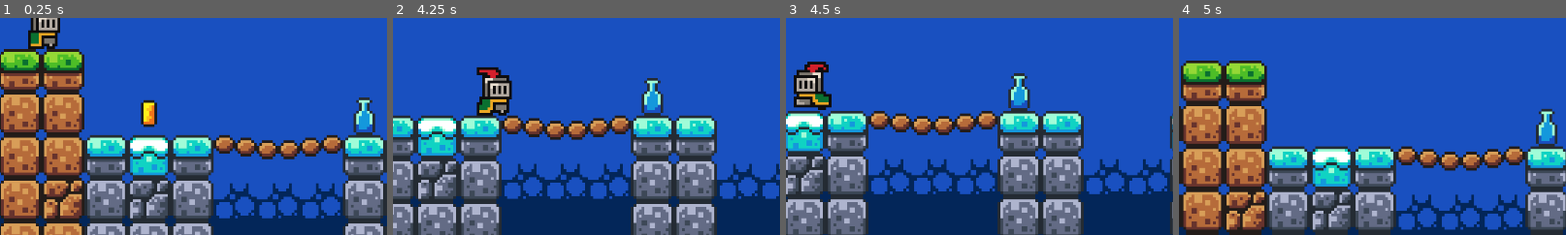
Above: before the commit, frames 1-4 (left to right).
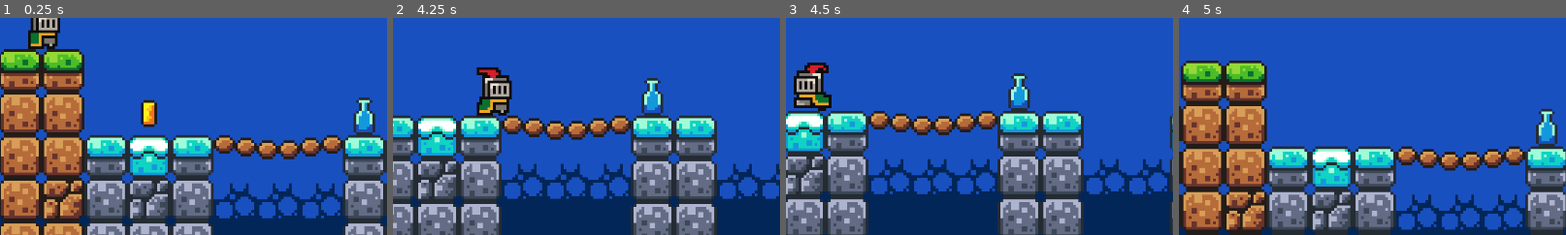
Above: after the commit, the same moments.

Repository: brccabral/Godot_FirstGame
Game: Godot game, scene res://scenes/game.tscn
Same seed, same stepped clock (60 frames per second), same inputs: the game is played once before the commit and once after it.
Inputs:
- Up to frame 1 (0.25 s): no input
- Up to frame 2 (4.25 s): hold D (move_right) 0.53-2.03 s; tap Space (jump) at 0.77, 1.52, 3.02, 3.77 s; hold A (move_left) 2.03-2.78 s; hold D (move_right) from 2.78 s (still down)
- Up to frame 3 (4.5 s): release D (move_right) at 4.28 s; hold A (move_left) from 4.28 s (still down)
- Up to frame 4 (5 s): keep holding A (move_left); tap Space (jump) at 4.52 s
The pictures show only the part of the screen within x 44-94%, y 50-100%; the shares and areas given below are measured in that part.

Frames 1-2 are identical in both runs. In frame 3, 0.5% of the frame differs, in the area x 2-12%, y 20-43%; in frame 4, nothing differs.

Commit message:
show score on screen label

Diff:
--- a/scenes/game.tscn
+++ b/scenes/game.tscn
@@ -1,8 +1,9 @@
-[gd_scene load_steps=15 format=3 uid="uid://vkubqytk6806"]
+[gd_scene load_steps=16 format=3 uid="uid://vkubqytk6806"]
 
 [ext_resource type="PackedScene" uid="uid://yiytm7jq08x7" path="res://scenes/player.tscn" id="1_q1h4q"]
 [ext_resource type="Script" path="res://scripts/game_manager.gd" id="1_vxk41"]
 [ext_resource type="Texture2D" uid="uid://bs1ehl8g53min" path="res://assets/sprites/world_tileset.png" id="2_66vb7"]
+[ext_resource type="FontFile" uid="uid://vvxqvg06ejpb" path="res://assets/fonts/PixelOperator8-Bold.ttf" id="2_jmw8i"]
 [ext_resource type="PackedScene" uid="uid://dgaxi3mv0ngjr" path="res://scenes/platform.tscn" id="3_psthn"]
 [ext_resource type="PackedScene" uid="uid://cj32oiofu85w4" path="res://scenes/coin.tscn" id="4_a3a28"]
 [ext_resource type="PackedScene" uid="uid://drun7gnujvoqr" path="res://scenes/killzone.tscn" id="5_wp6me"]
@@ -460,13 +461,25 @@
 unique_name_in_owner = true
 script = ExtResource("1_vxk41")
 
+[node name="ScoreLabel" type="Label" parent="GameManager"]
+offset_left = 576.0
+offset_top = -113.0
+offset_right = 681.0
+offset_bottom = -94.0
+theme_override_colors/font_color = Color(0.0117647, 0.14902, 0.34902, 1)
+theme_override_fonts/font = ExtResource("2_jmw8i")
+theme_override_font_sizes/font_size = 8
+text = "You collected X coins."
+horizontal_alignment = 1
+autowrap_mode = 2
+
 [node name="TileMap" type="TileMap" parent="."]
 tile_set = SubResource("TileSet_84a11")
 format = 2
 layer_0/name = "Background"
 layer_0/tile_data = PackedInt32Array(655341, 0, 15, 655342, 0, 15, 655343, 0, 15, 655344, 0, 15, 655345, 0, 15, 655346, …(50153 unchanged characters)…
 layer_1/name = "Mid"
-layer_1/tile_data = PackedInt32Array(327685, 0, 0, 327686, 0 …(3212 unchanged characters)… , -196563, 327680, 5, -327638, 262144, 8)
+layer_1/tile_data = PackedInt32Array(327685, 0, 0, 327686, 0 …(3212 unchanged characters)… , -196563, 327680, 5, -327638, 262144, 8, -262105, 262144, 0, -262106, 262144, 0, -262107, 262144, 0, -262108, 262144, 0, -262109, 262144, 0, -196569, 327680, 1, -196570, 262144, 1, -196571, 262144, 1, -196572, 262144, 1, -196573, 327680, 0, -196574, 262144, 1, -196575, 262144, 1, -131038, 262144, 1, -131037, 262144, 1, -131036, 262144, 1, -262110, 262144, 1, -262111, 327680, 1, -327646, 262144, 1, -393182, 262144, 1, -458718, 327680, 1, -524254, 327680, 0, -458719, 262144, 1, -393183, 262144, 1, -327647, 262144, 1)
 
 [node name="Player" parent="." instance=ExtResource("1_q1h4q")]
 position = Vector2(97, 69)
@@ -561,3 +574,14 @@
 theme_override_fonts/font = ExtResource("7_jk4x7")
 theme_override_font_sizes/font_size = 8
 text = "Almost there..."
+
+[node name="Label4" type="Label" parent="Labels"]
+offset_left = 581.0
+offset_top = -127.0
+offset_right = 675.0
+offset_bottom = -114.0
+theme_override_colors/font_color = Color(0.0117647, 0.14902, 0.34902, 1)
+theme_override_fonts/font = ExtResource("7_jk4x7")
+theme_override_font_sizes/font_size = 8
+text = "Great job!"
+horizontal_alignment = 1
--- a/scripts/coin.gd
+++ b/scripts/coin.gd
@@ -3,6 +3,6 @@
 # using % because GameManger is marked as UNIQUE in our scene
 @onready var game_manager = %GameManager
 
-func _on_body_entered(body):
+func _on_body_entered(_body):
 	game_manager.add_point()
 	queue_free()
--- a/scripts/game_manager.gd
+++ b/scripts/game_manager.gd
@@ -1,7 +1,8 @@
 extends Node
 
 var score = 0
+@onready var score_label = $ScoreLabel
 
 func add_point():
 	score += 1
-	print(score)
+	score_label.text = "You collected " + str(score) + " coins."
